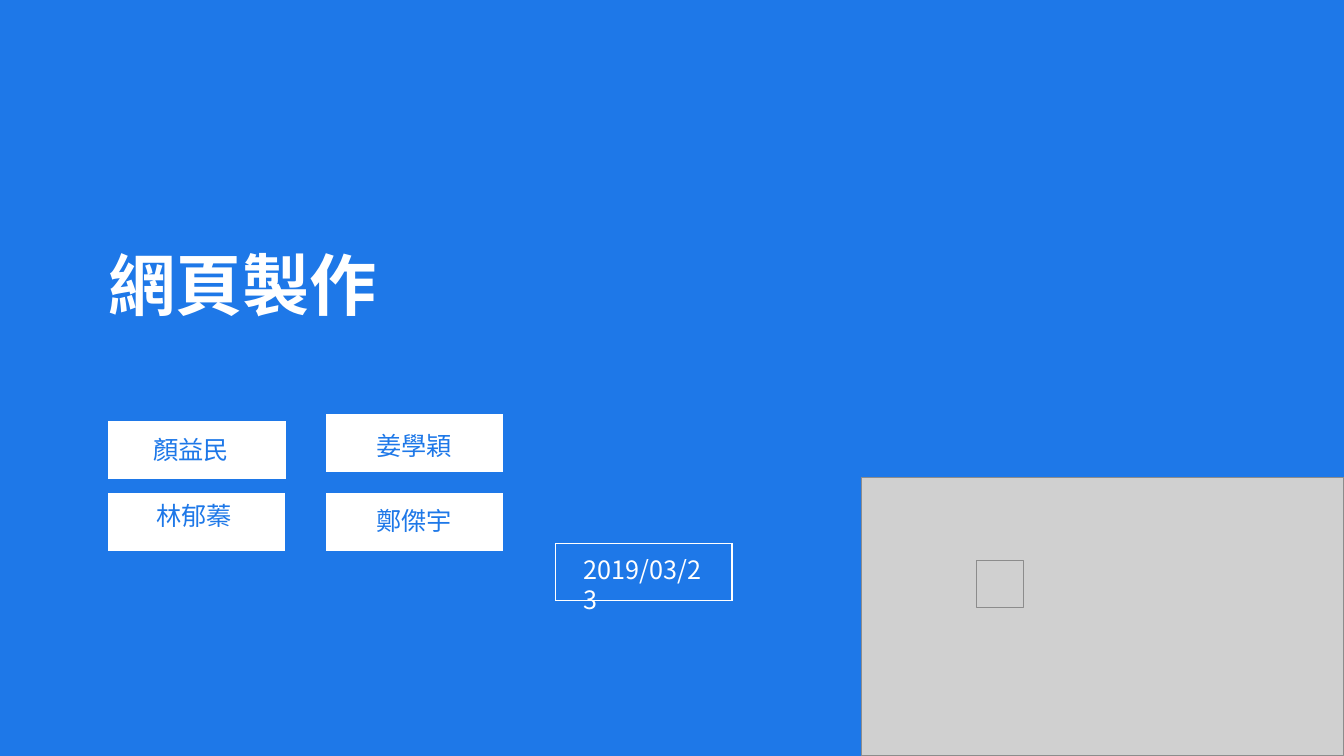
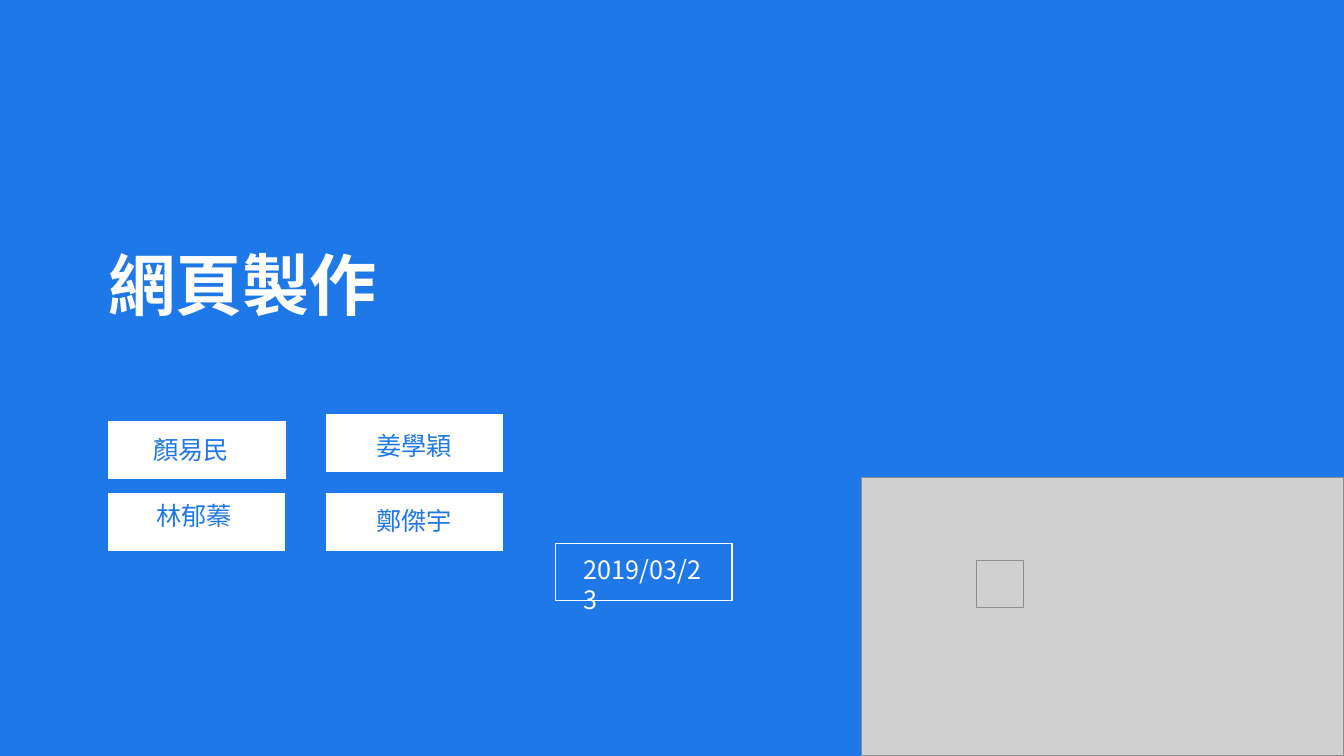
Before and after one commit to nozomi396/ntustFinalProject, a slide deck: slide 1 of 網頁製作PPT.pptx. Drawn at 1344x756 pixels with LibreOffice and Linux fonts; fonts in the diff are those of the drawing; grey boxes stand for pictures. Boxes give left, top, right and bottom in pixels: in the first picture for what was removed or moved away, otherwise in the second. Text is boxed around its words. In the diff, an @@ line names an element or a change of style, - is before the commit and + after.

```diff
--- a/網頁製作PPT.pptx
+++ b/網頁製作PPT.pptx
@@ text at [153,438,229,461]: text changed @@
-顏益民
+顏易民
```
Also in this commit, not shown: 1 other slide changed.
